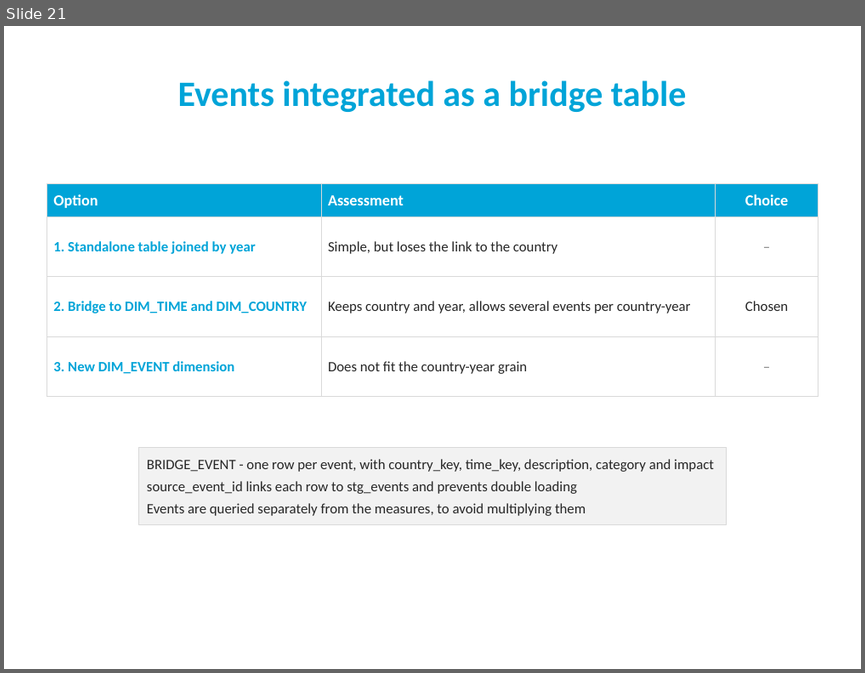
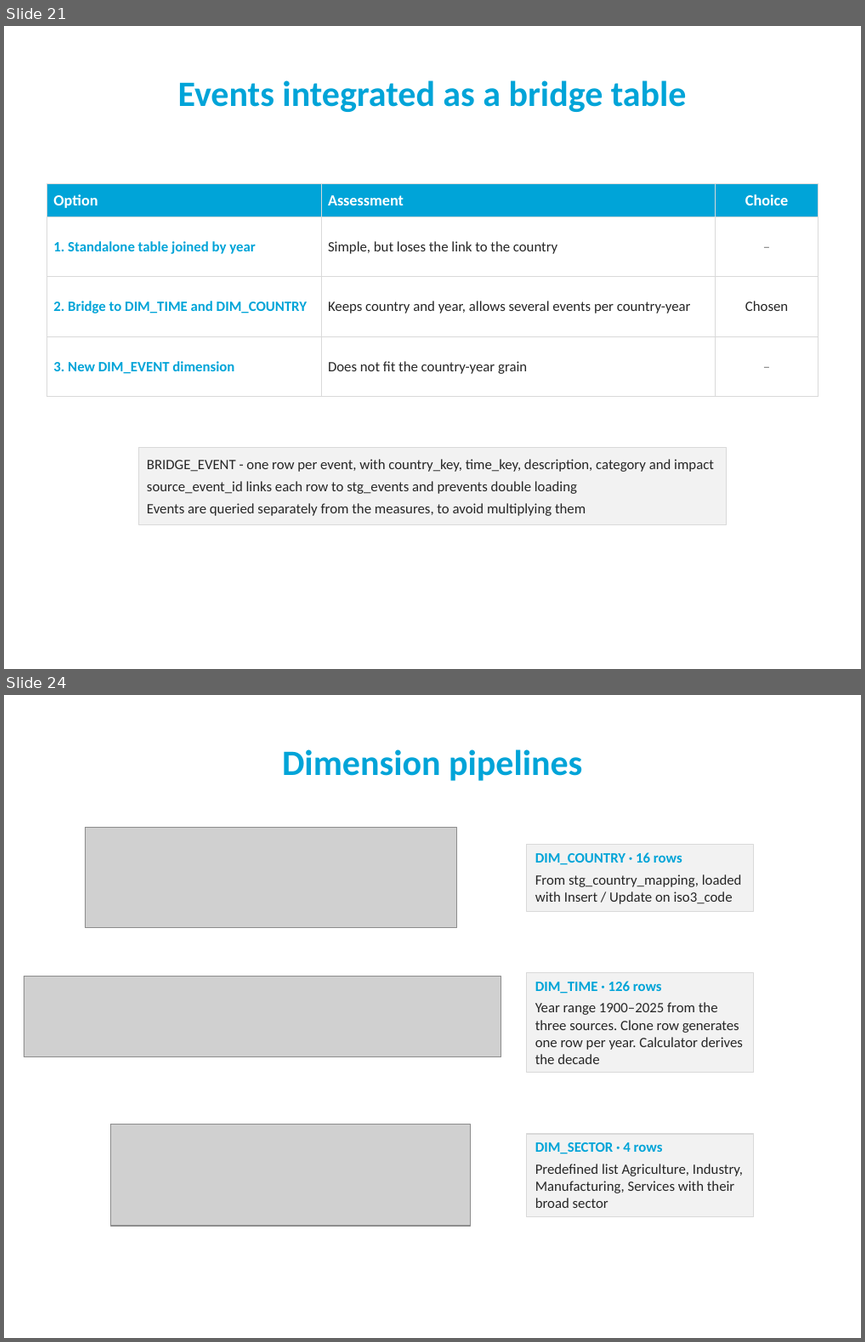
Before and after one commit to goncalo151515/AID, a slide deck: slides_20.pptx. Shown one above the other, each under a label of ours: slide 21 before the commit, slides 21 and 24 after it; the slides between them are not shown. The pictures are 865x673 and 865x1342 pixels, drawn with LibreOffice and Linux fonts; fonts in the diff are those of the drawing; grey boxes stand for pictures; background and template pictures are left out. Boxes give left, top, right and bottom in pixels: in the first picture for what was removed or moved away, otherwise in the second. Text is boxed around its words. In the diff, an @@ line names an element or a change of style, - is before the commit and + after.

```diff
--- a/slides_20.pptx
+++ b/slides_20.pptx
@@ slide 24 added at [4, 695, 861, 1338], background #FFFFFF @@
@@ title added at [282, 749, 582, 781], 30 pt, text #00A4D8, bold @@
+Dimension pipelines
@@ picture added at [86, 828, 457, 927] @@
@@ rectangle added at [527, 845, 754, 912], fill #F2F2F2, outline #D9D9D9 0.75 pt @@
@@ text added at [535, 852, 742, 904], 12 pt, text #262626 @@
+DIM_COUNTRY · 16 rows
+From stg_country_mapping, loaded with Insert / Update on iso3_code
@@ rectangle added at [527, 973, 754, 1072], fill #F2F2F2, outline #D9D9D9 0.75 pt @@
@@ picture added at [24, 975, 501, 1056] @@
@@ text added at [535, 981, 743, 1064], 12 pt, text #262626 @@
+DIM_TIME · 126 rows
+Year range 1900–2025 from the three sources. Clone row generates one row per year. Calculator derives the decade
@@ picture added at [111, 1124, 470, 1225] @@
@@ rectangle added at [527, 1134, 754, 1217], fill #F2F2F2, outline #D9D9D9 0.75 pt @@
@@ text added at [535, 1142, 743, 1208], 12 pt, text #262626 @@
+DIM_SECTOR · 4 rows
+Predefined list Agriculture, Industry, Manufacturing, Services with their broad sector
```
Also in this commit, not shown: 4 slides changed, 23 other slides added, 1 slide removed, 9 other files.
